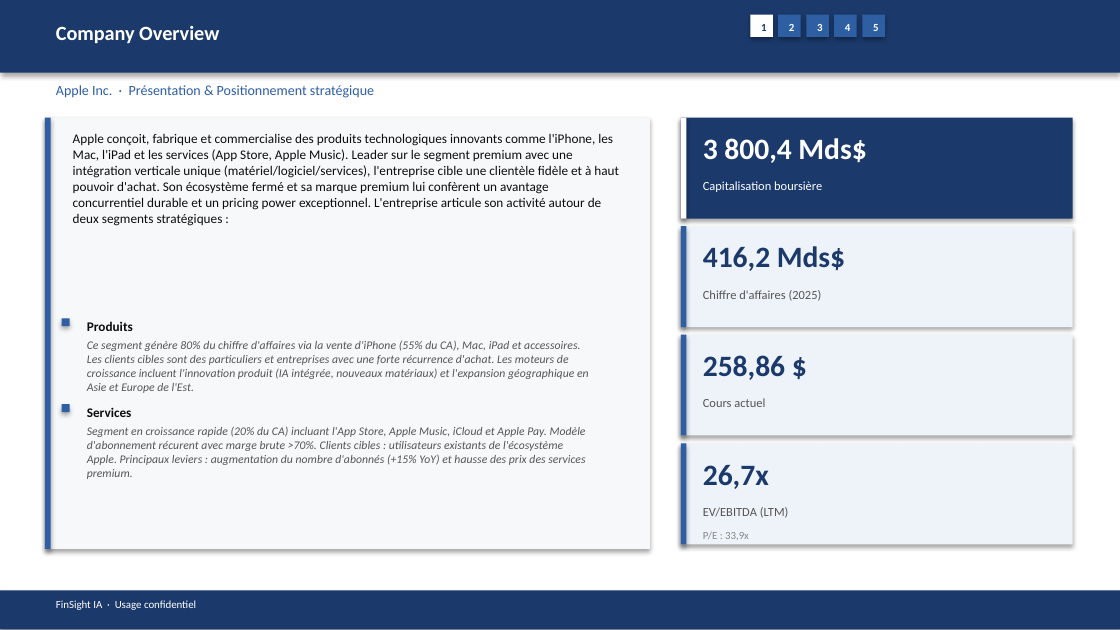
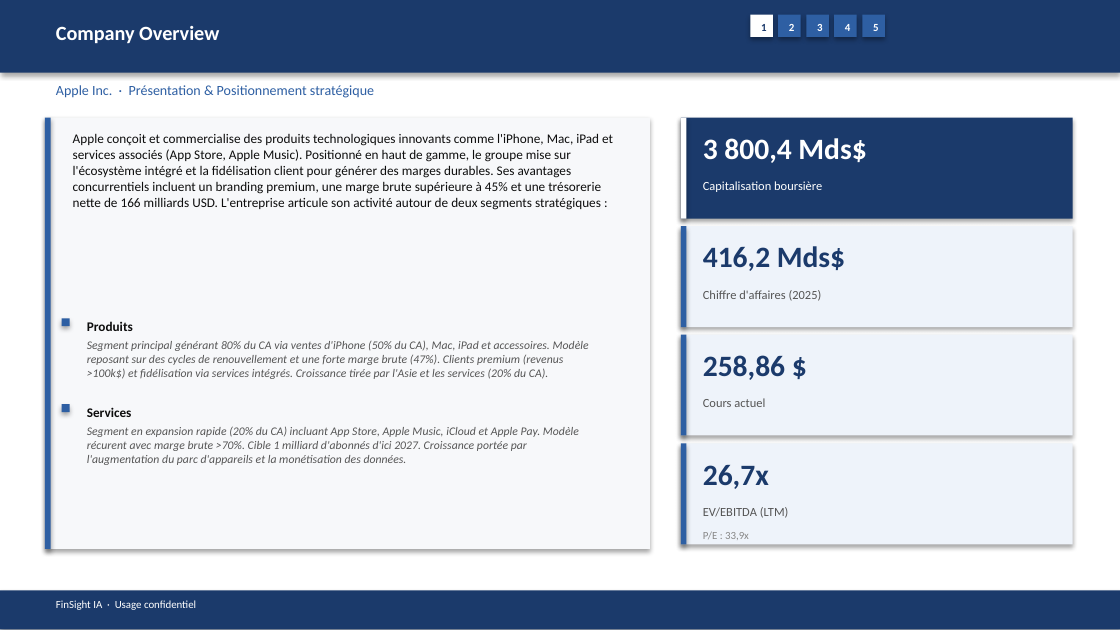
Before and after one commit to baptistejeh07-art/finsight-ia, a slide deck: slide 5 of preview/AAPL/AAPL_pitchbook.pptx. Drawn at 1120x630 pixels with LibreOffice and Linux fonts; fonts in the diff are those of the drawing. Boxes give left, top, right and bottom in pixels: in the first picture for what was removed or moved away, otherwise in the second. Text is boxed around its words. In the diff, an @@ line names an element or a change of style, - is before the commit and + after.

```diff
--- a/preview/AAPL/AAPL_pitchbook.pptx
+++ b/preview/AAPL/AAPL_pitchbook.pptx
@@ text at box(73, 133, 613, 210): text changed @@
-Apple conçoit, fabrique et commercialise des produits technologiques innovants comme l'iPhone, les Mac, l'iPad et les services (App Store, Apple Music). Leader sur le segment premium avec une intégration verticale unique (matériel/logiciel/services), l'entreprise cible une clientèle fidèle et à haut pouvoir d'achat. Son écosystème fermé et sa marque premium lui confèrent un avantage concurrentiel durable et un pricing power exceptionnel. L'entreprise articule son activité autour de deux segments stratégiques :
+Apple conçoit et commercialise des produits technologiques innovants comme l'iPhone, Mac, iPad et services associés (App Store, Apple Music). Positionné en haut de gamme, le groupe mise sur l'écosystème intégré et la fidélisation client pour générer des marges durables. Ses avantages concurrentiels incluent un branding premium, une marge brute supérieure à 45% et une trésorerie nette de 166 milliards USD. L'entreprise articule son activité autour de deux segments stratégiques :
@@ text at box(87, 341, 589, 379): text changed @@
-Ce segment génère 80% du chiffre d'affaires via la vente d'iPhone (55% du CA), Mac, iPad et accessoires. Les clients cibles sont des particuliers et entreprises avec une forte récurrence d'achat. Les moteurs de croissance incluent l'innovation produit (IA intégrée, nouveaux matériaux) et l'expansion géographique en Asie et Europe de l'Est.
+Segment principal générant 80% du CA via ventes d'iPhone (50% du CA), Mac, iPad et accessoires. Modèle reposant sur des cycles de renouvellement et une forte marge brute (47%). Clients premium (revenus >100k$) et fidélisation via services intégrés. Croissance tirée par l'Asie et les services (20% du CA).
@@ text at box(87, 426, 579, 465): text changed @@
-Segment en croissance rapide (20% du CA) incluant l'App Store, Apple Music, iCloud et Apple Pay. Modèle d'abonnement récurent avec marge brute >70%. Clients cibles : utilisateurs existants de l'écosystème Apple. Principaux leviers : augmentation du nombre d'abonnés (+15% YoY) et hausse des prix des services premium.
+Segment en expansion rapide (20% du CA) incluant App Store, Apple Music, iCloud et Apple Pay. Modèle récurent avec marge brute >70%. Cible 1 milliard d'abonnés d'ici 2027. Croissance portée par l'augmentation du parc d'appareils et la monétisation des données.
```
Also in this commit, not shown: 13 other slides changed, 4 other files.
